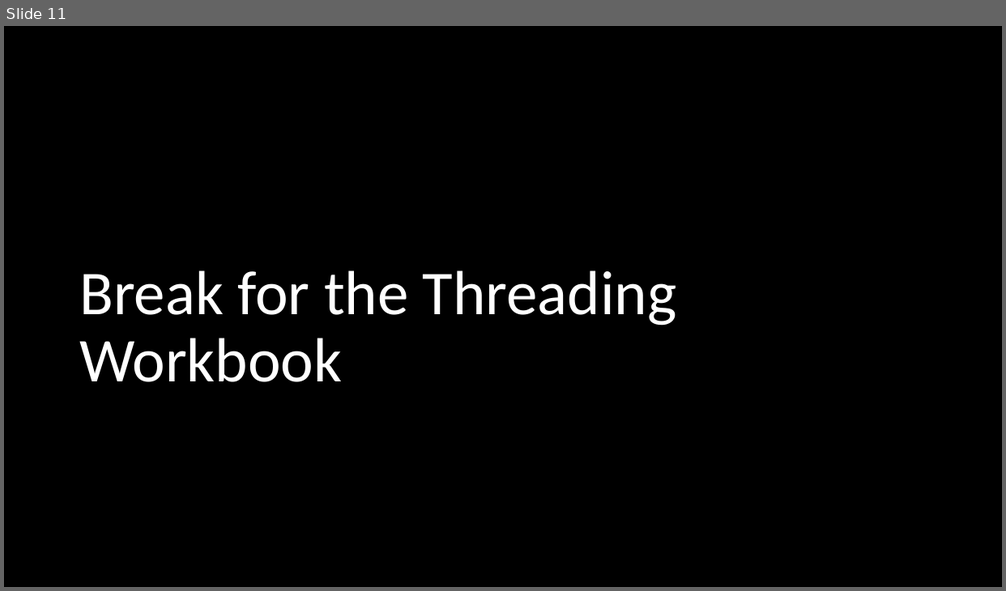
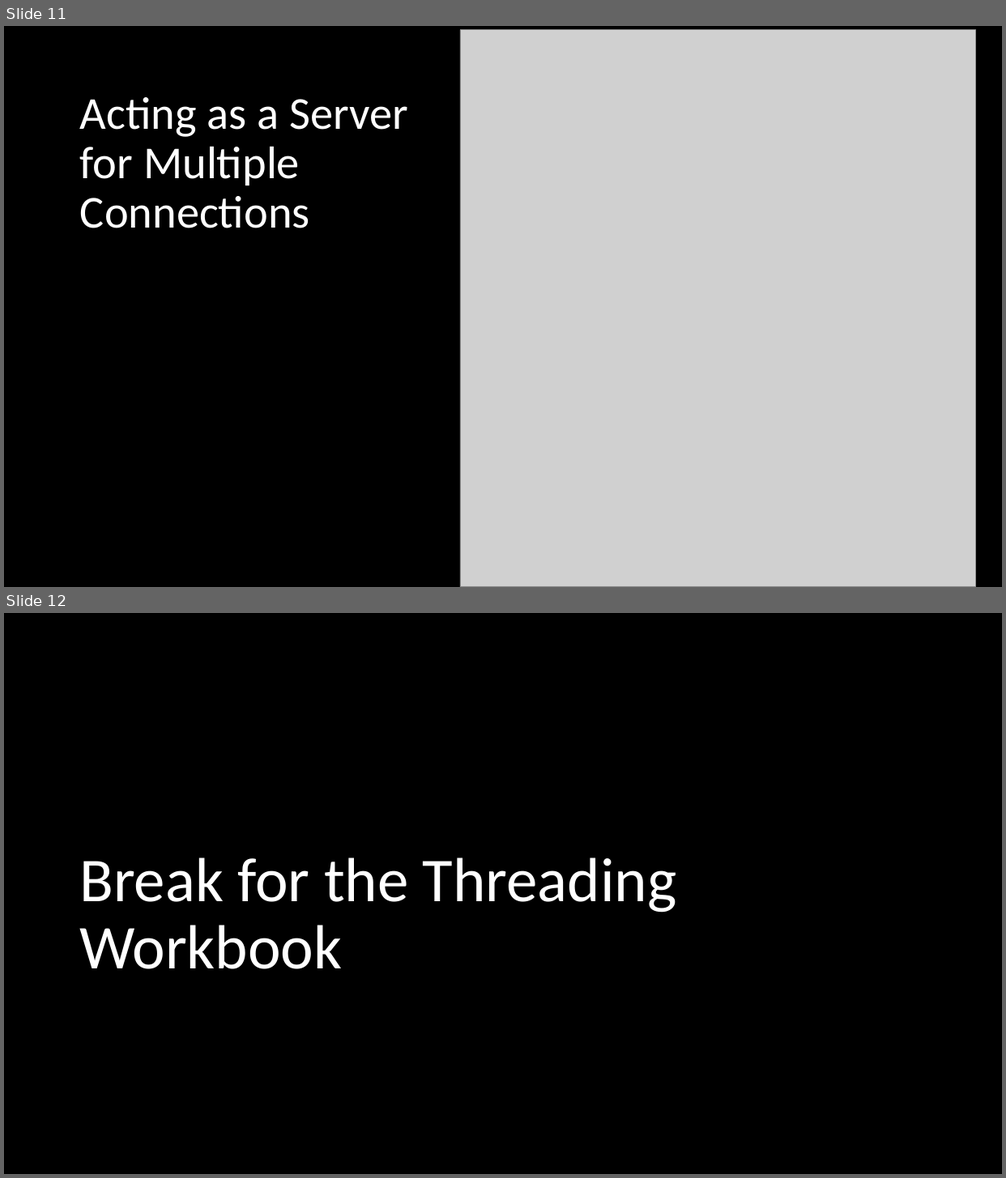
Before and after one commit to RobertKoehlmoos/threading_with_python, a slide deck: threading.pptx. Shown one above the other, each under a label of ours: slide 11 before the commit, slides 11 and 12 after it. The pictures are 1006x591 and 1006x1178 pixels, drawn with LibreOffice and Linux fonts; fonts in the diff are those of the drawing; grey boxes stand for pictures. Boxes give left, top, right and bottom in pixels: in the first picture for what was removed or moved away, otherwise in the second. Text is boxed around its words. In the diff, an @@ line names an element or a change of style, - is before the commit and + after.

Commit message:
Added slide on Multi Threaded servers

```diff
--- a/threading.pptx
+++ b/threading.pptx
@@ slide 11 added at [4,26,1002,587], background #000000 @@
@@ picture added at [460,30,976,587] @@
@@ title added at [80,97,409,228], 44 pt, text #FFFFFF @@
+Acting as a Server for Multiple Connections
@@ what was slide 11 is now slide 12 @@
```
